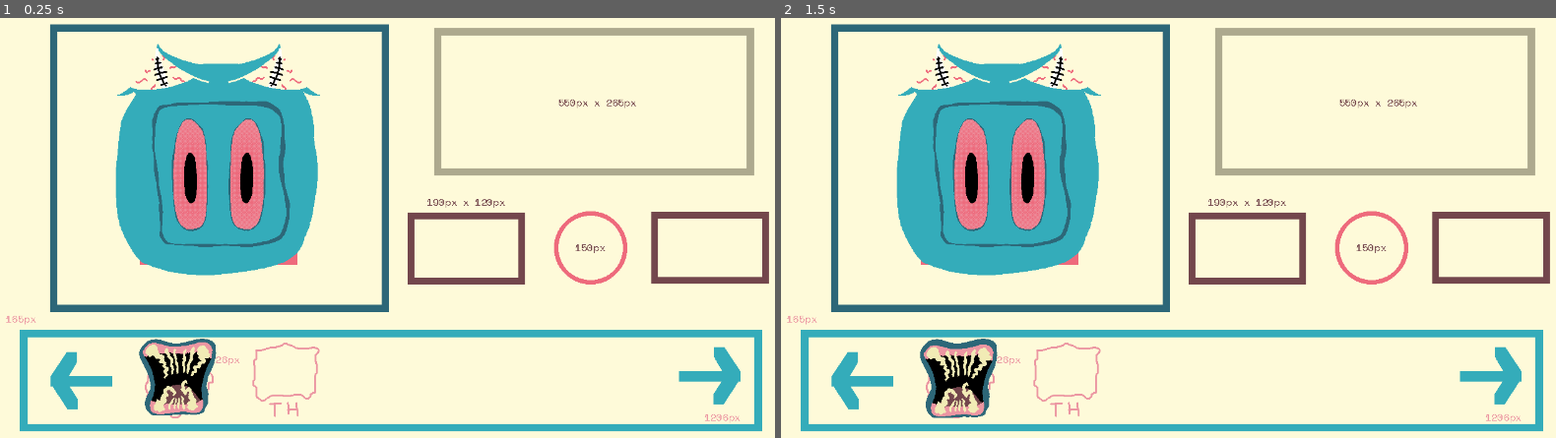
Above: before the commit, frames 1-2 (left to right).
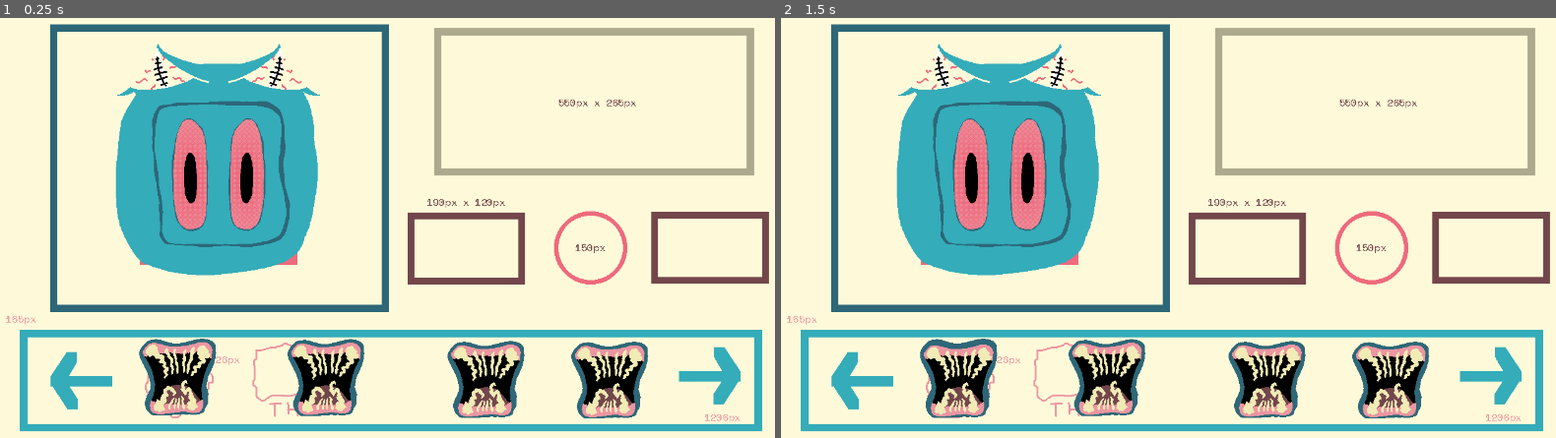
Above: after the commit, the same moments.

Repository: sym-z/speech-and-spell
Game: Godot game, scene res://scenes/load_scene.tscn
Same seed, same stepped clock (60 frames per second), same inputs: the game is played once before the commit and once after it.
Inputs (mouse positions are in pixels of both pictures, inside the frame that each line leads up to):
- Up to frame 1 (0.25 s): no input
- Up to frame 2 (1.5 s): tap Enter at 0.5 s; move the mouse to (998, 165) at 0.52 s; click (998, 165) at 0.67 s; tap Space at 1.25 s; move the mouse to (959, 379) at 1.27 s; click (959, 379) at 1.42 s

The runs differ from the first frame. In frame 1, 4.5% of the frame differs, in the area x 37-84%, y 76-96%; in frame 2, 4.5%.
Error before the commit: Invalid assignment of property or key 'CURRENT_MOUTH' with value of type 'Nil' on a base object of type 'Node (Globals.gd)'. (res://scenes/mouth.gd:38)

Commit message:
Better Dragging. Bugfixes.

Diff:
--- a/game-code/speech-and-spell/scenes/build_scene.tscn
+++ b/game-code/speech-and-spell/scenes/build_scene.tscn
@@ -56,9 +56,23 @@
 [node name="Marker2D" type="Marker2D" parent="Icon Locations"]
 position = Vector2(293, 616)
 
-[node name="Mouth" parent="." instance=ExtResource("5_nb0vn")]
+[node name="Mouth Inventory" type="Node2D" parent="."]
+
+[node name="Mouth" parent="Mouth Inventory" instance=ExtResource("5_nb0vn")]
 position = Vector2(293, 616)
+
+[node name="Mouth2" parent="Mouth Inventory" instance=ExtResource("5_nb0vn")]
+position = Vector2(534, 617)
+
+[node name="Mouth3" parent="Mouth Inventory" instance=ExtResource("5_nb0vn")]
+position = Vector2(794, 620)
+
+[node name="Mouth4" parent="Mouth Inventory" instance=ExtResource("5_nb0vn")]
+position = Vector2(995, 621)
 
 [connection signal="mouse_entered" from="Creature Viewport/Area2D" to="." method="_on_area_2d_mouse_entered"]
 [connection signal="mouse_exited" from="Creature Viewport/Area2D" to="." method="_on_area_2d_mouse_exited"]
-[connection signal="beingHeld" from="Mouth" to="." method="_on_mouth_being_held"]
+[connection signal="beingHeld" from="Mouth Inventory/Mouth" to="." method="_on_mouth_being_held"]
+[connection signal="beingHeld" from="Mouth Inventory/Mouth2" to="." method="_on_mouth_being_held"]
+[connection signal="beingHeld" from="Mouth Inventory/Mouth3" to="." method="_on_mouth_being_held"]
+[connection signal="beingHeld" from="Mouth Inventory/Mouth4" to="." method="_on_mouth_being_held"]
--- a/game-code/speech-and-spell/scenes/mouth.gd
+++ b/game-code/speech-and-spell/scenes/mouth.gd
@@ -4,11 +4,11 @@
 ## When player mouses over the mouth
 var isHovering : bool = false;
 func _on_area_2d_mouse_entered():
-	isHovering = true;
+	if(!Globals.CARRYING_MOUTH):
+		isHovering = true;
 func _on_area_2d_mouse_exited():
 	isHovering = false;
 
-signal beingHeld
 ## When the player is intending to carry the mouth
 var leftMouseDown : bool = false;
 func _input(event):
@@ -19,24 +19,15 @@
 			leftMouseDown = false;
 			Globals.CARRYING_MOUTH = false;
 
-
-# Called when the node enters the scene tree for the first time.
-func _ready():
-	pass # Replace with function body.
-
-
-# Called every frame. 'delta' is the elapsed time since the previous frame.
-var speed = 1000;
+signal beingHeld
 func _process(delta):
-	#print("leftMouseDown: ", leftMouseDown, " isHovering: ", isHovering, " carryingMouth: ", Globals.CARRYING_MOUTH)
 	if isHovering and leftMouseDown:
 		Globals.CARRYING_MOUTH = true;
 		beingHeld.emit($".")
 		position = get_viewport().get_mouse_position()
-	if Globals.CARRYING_MOUTH and leftMouseDown:
+	if Globals.CARRYING_MOUTH and leftMouseDown and $"." == Globals.CURR_MOUTH:
 		position = get_viewport().get_mouse_position()
-		Globals.CURRENT_MOUTH = get_tree().current_scene as AnimatedSprite2D
-	pass
+		beingHeld.emit($".")
 
 ## When the player carries the mouth in and out of the mouth zone. To enlarge the mouth etc.
 func switch_animations(anim : String):
--- a/game-code/speech-and-spell/scripts/Globals.gd
+++ b/game-code/speech-and-spell/scripts/Globals.gd
@@ -1,9 +1,10 @@
 extends Node
 ## TO SYNC THE MENU WITH THE MOUSE
 var CARRYING_MOUTH : bool = false;
-
+var CURR_MOUTH : AnimatedSprite2D
 # Called when the node enters the scene tree for the first time.
 func _ready():
+
 	pass # Replace with function body.
 
 
--- a/game-code/speech-and-spell/scripts/build_scene.gd
+++ b/game-code/speech-and-spell/scripts/build_scene.gd
@@ -1,6 +1,5 @@
 extends Node2D
 
-var currMouth : AnimatedSprite2D
 # Called when the node enters the scene tree for the first time.
 func _ready():
 	print("Build")
@@ -14,16 +13,16 @@
 
 func _on_area_2d_mouse_entered():
 	if(Globals.CARRYING_MOUTH):
-		currMouth.animation = "large"
+		Globals.CURR_MOUTH.animation = "large"
 	pass # Replace with function body.
 
 
 func _on_area_2d_mouse_exited():
 	if(Globals.CARRYING_MOUTH):
-		currMouth.animation = "default"
+		Globals.CURR_MOUTH.animation = "default"
 	pass # Replace with function body.
 
 
 func _on_mouth_being_held(mouth):
-	currMouth = mouth;
+	Globals.CURR_MOUTH = mouth;
 	pass # Replace with function body.
